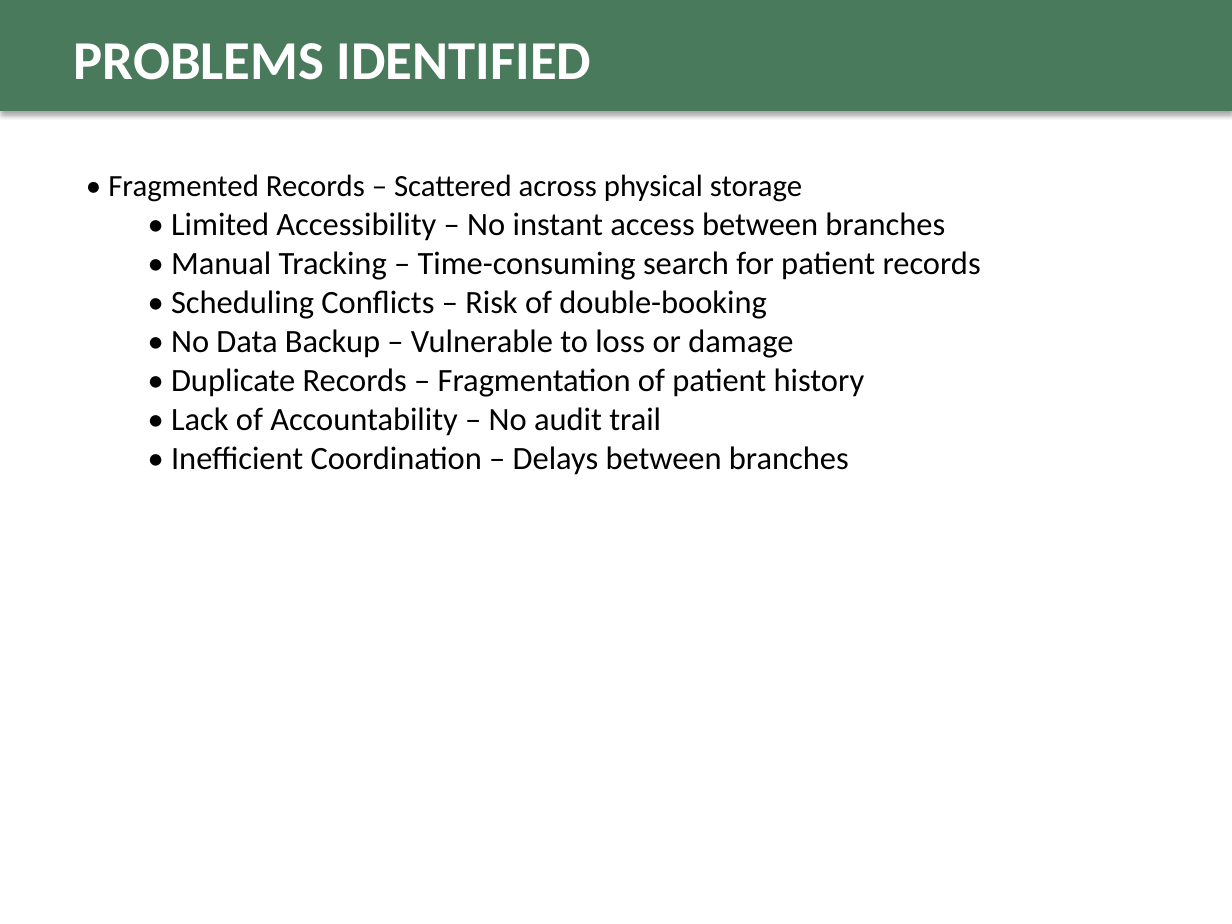
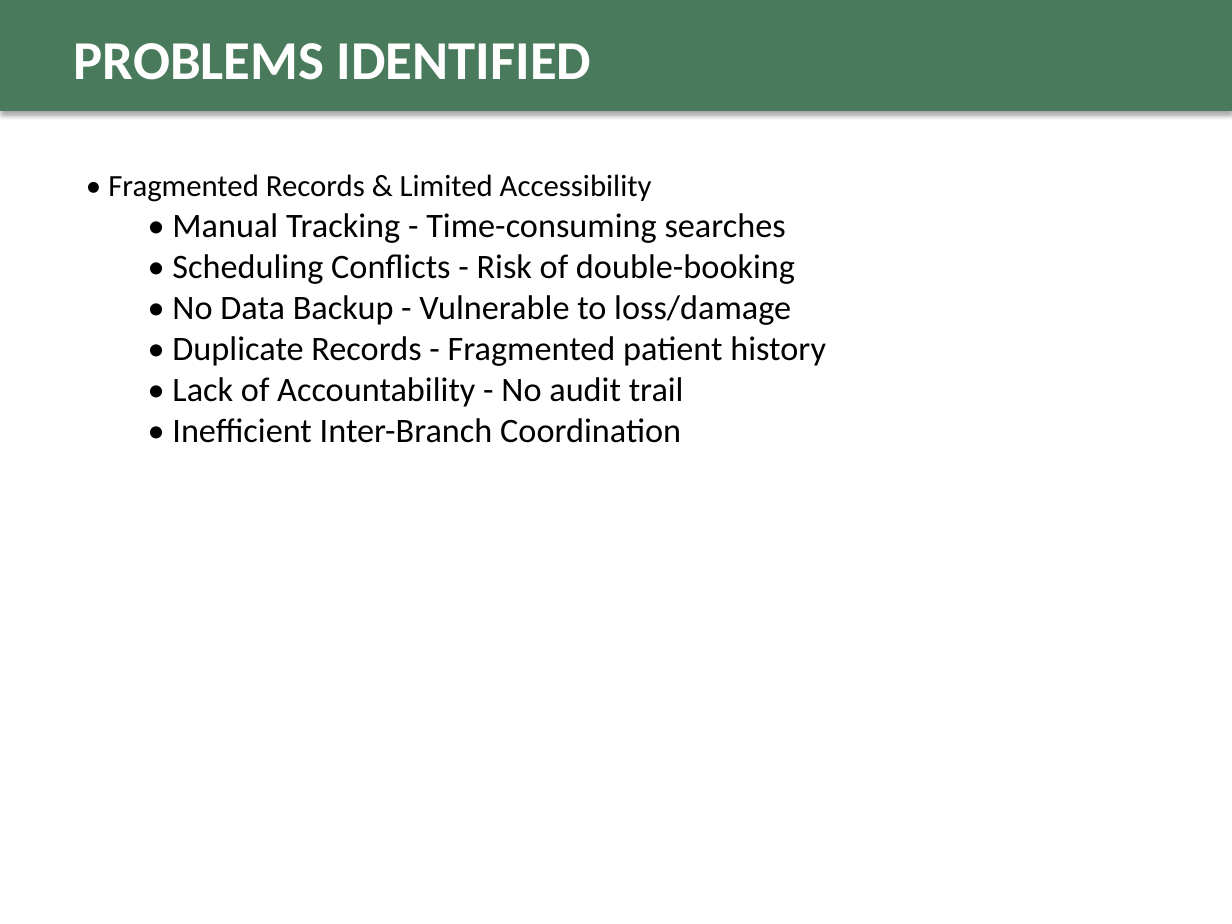
Before and after one commit to fritzmichael1-2/gonzaga-dental-clinic-system, a slide deck: slide 4 of GDCMAS_Final_Defense_Presentation.pptx (slide 5 before the commit). Drawn at 1232x924 pixels with LibreOffice and Linux fonts; fonts in the diff are those of the drawing. Boxes give left, top, right and bottom in pixels: in the first picture for what was removed or moved away, otherwise in the second. Text is boxed around its words. In the diff, an @@ line names an element or a change of style, - is before the commit and + after.

```diff
--- a/GDCMAS_Final_Defense_Presentation.pptx
+++ b/GDCMAS_Final_Defense_Presentation.pptx
@@ text at (x1=108, y1=174, x2=826, y2=443): text changed; size 19 to 20 pt @@
-• Fragmented Records – Scattered across physical storage
-  • Limited Accessibility – No instant access between branches
-  • Manual Tracking – Time-consuming search for patient records
-  • Scheduling Conflicts – Risk of double-booking
-  • No Data Backup – Vulnerable to loss or damage
-  • Duplicate Records – Fragmentation of patient history
-  • Lack of Accountability – No audit trail
-  • Inefficient Coordination – Delays between branches
+• Fragmented Records & Limited Accessibility
+  • Manual Tracking - Time-consuming searches
+  • Scheduling Conflicts - Risk of double-booking
+  • No Data Backup - Vulnerable to loss/damage
+  • Duplicate Records - Fragmented patient history
+  • Lack of Accountability - No audit trail
+  • Inefficient Inter-Branch Coordination
```
Also in this commit, not shown: 6 other slides changed, 1 slide added, 3 slides removed.
